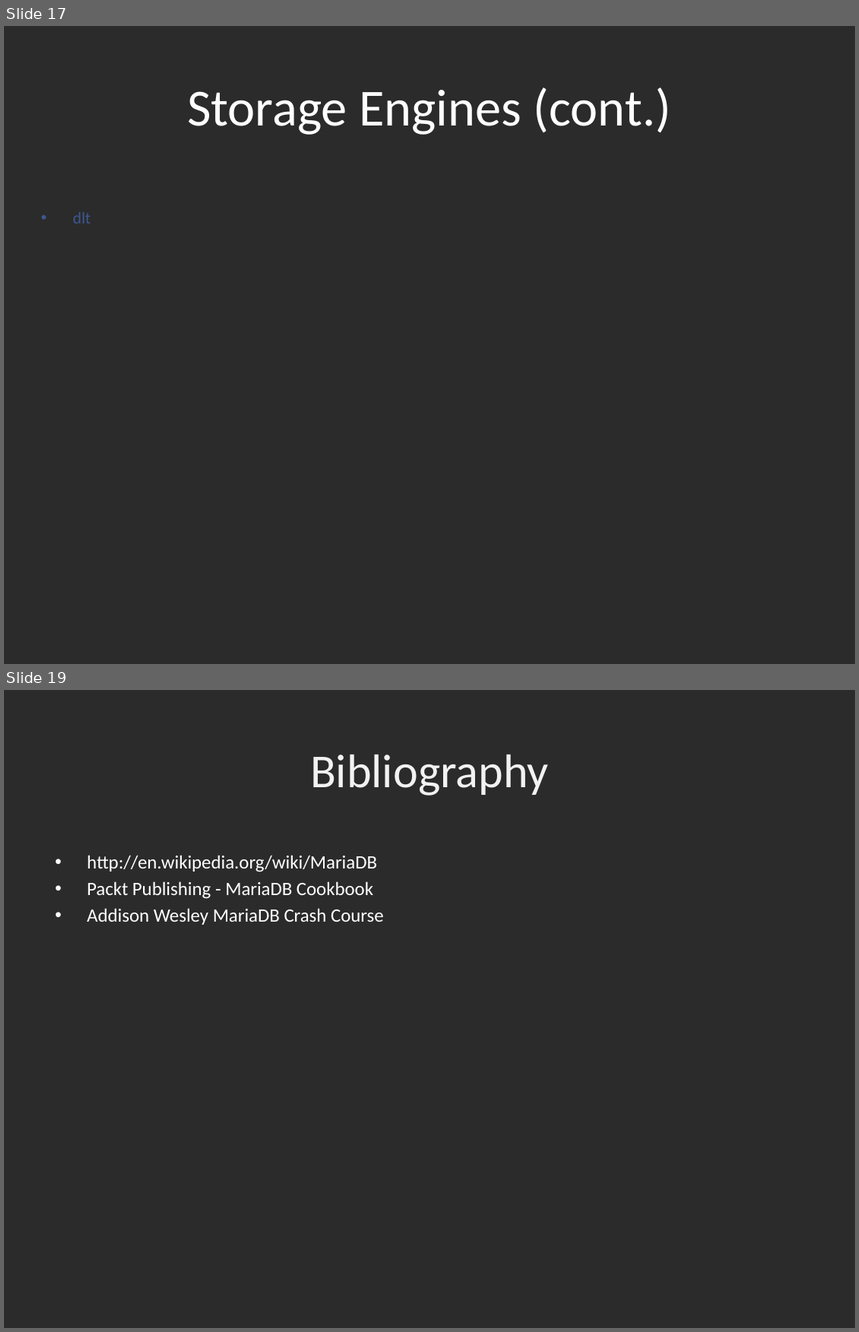
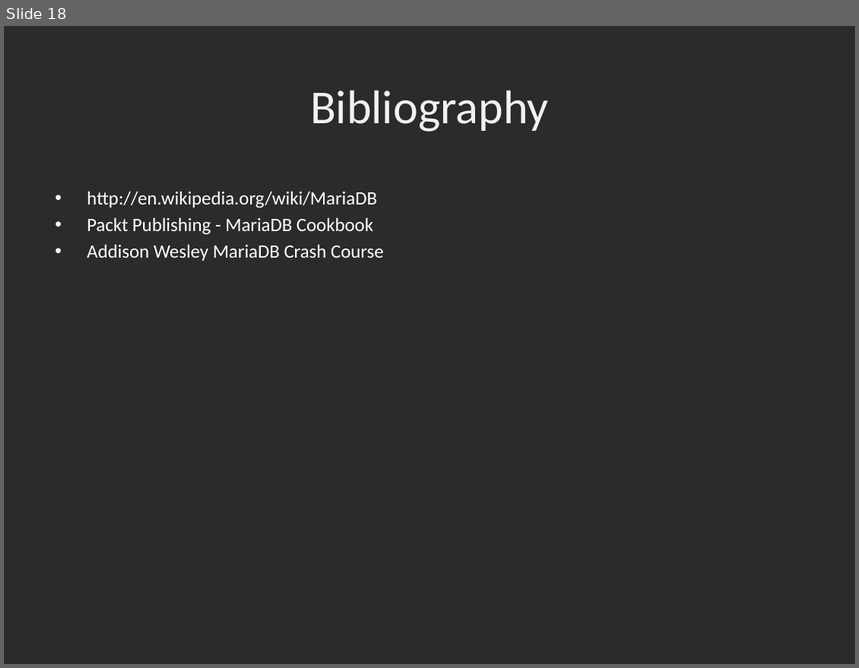
Before and after one commit to kenshincommon/ppts, a slide deck: Presentations/MariaDB/MariaDB.pptx. Shown one above the other, each under a label of ours: slides 17 and 19 before the commit, slide 18 after it; the slides between them are not shown. The pictures are 859x1332 and 859x668 pixels, drawn with LibreOffice and Linux fonts; fonts in the diff are those of the drawing; background and template pictures are left out; a plain dark background stands for a picture behind light text. Boxes give left, top, right and bottom in pixels: in the first picture for what was removed or moved away, otherwise in the second. Text is boxed around its words. In the diff, an @@ line names an element or a change of style, - is before the commit and + after.

Commit message:
New presentations added

```diff
--- a/Presentations/MariaDB/MariaDB.pptx
+++ b/Presentations/MariaDB/MariaDB.pptx
@@ slide 17 removed at [4,26,855,664], background picture (left out) @@
@@ title removed at [187,88,671,135] @@
-Storage Engines (cont.)
@@ text removed at [73,212,91,224] @@
-• dlt
@@ what was slide 19 is now slide 18 @@
```
Also in this commit, not shown: 1 slide changed, 4 other files.
